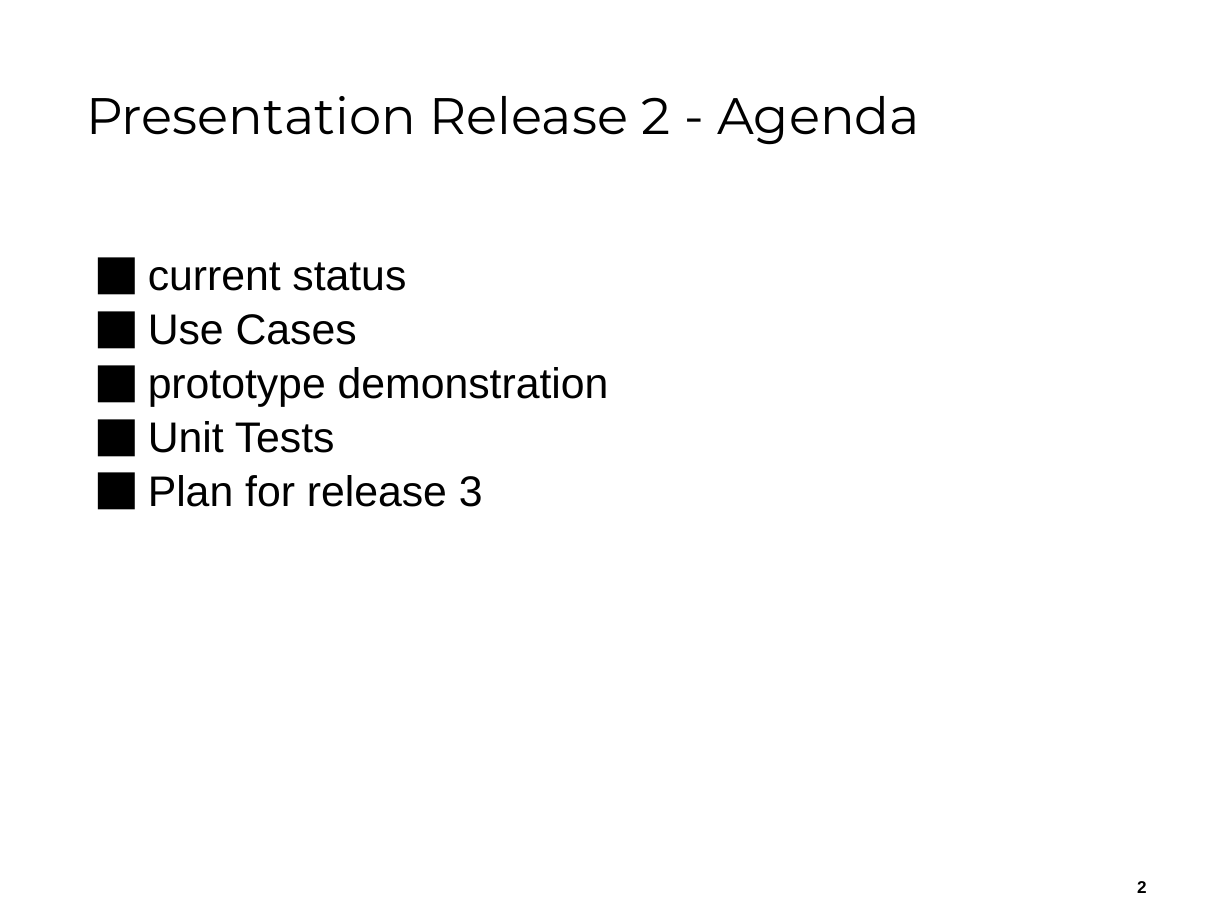
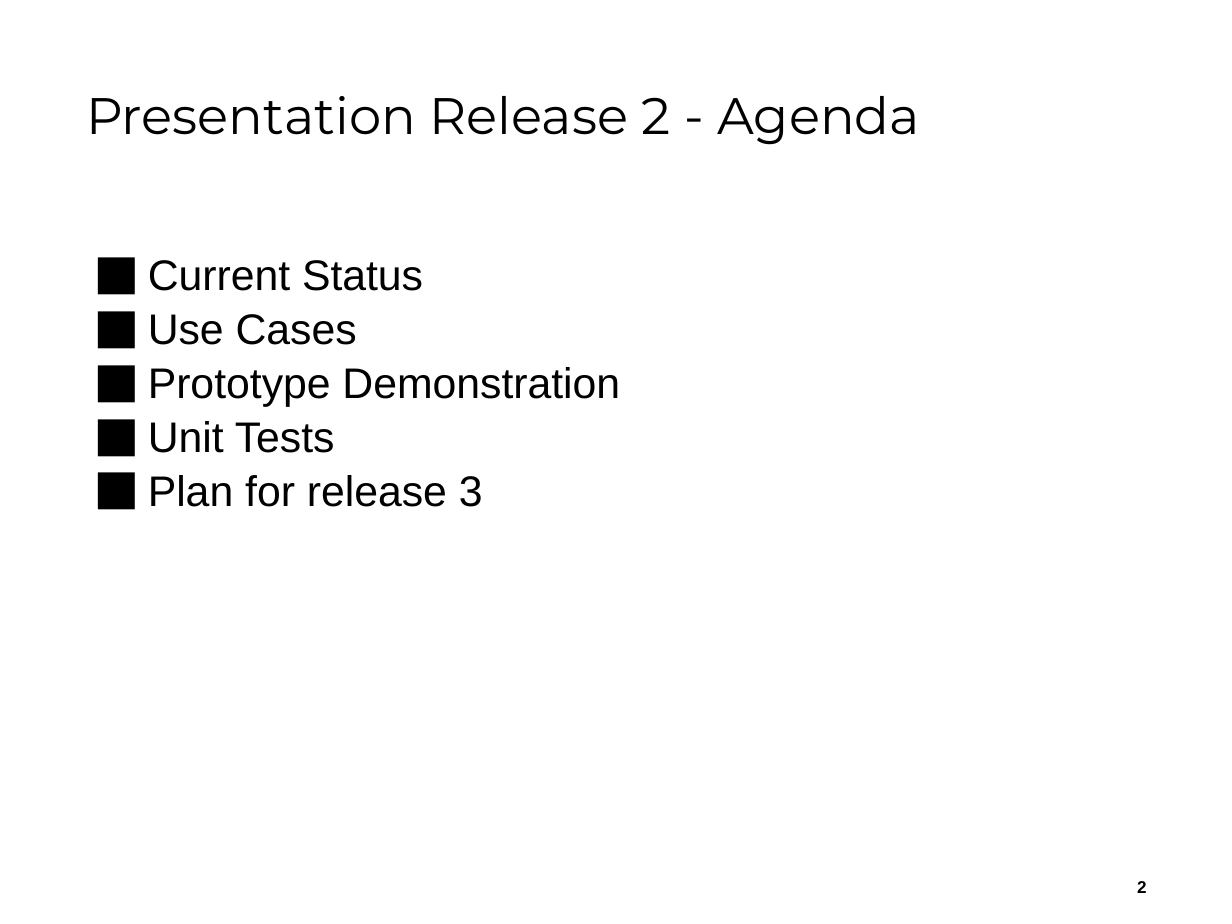
Before and after one commit to kevschuetz/exemplar-mgmt-system-swing, a slide deck: slide 2 of Documents/Release 2/ReleasePräsentation2__Team04.pptx. Drawn at 1232x924 pixels with LibreOffice and Linux fonts; fonts in the diff are those of the drawing; background and template pictures are left out. Boxes give left, top, right and bottom in pixels: in the first picture for what was removed or moved away, otherwise in the second. Text is boxed around its words. In the diff, an @@ line names an element or a change of style, - is before the commit and + after.

```diff
--- a/Documents/Release 2/ReleasePräsentation2__Team04.pptx
+++ b/Documents/Release 2/ReleasePräsentation2__Team04.pptx
@@ text at (148, 260, 423, 291): text changed @@
-⬛ current status
+⬛ Current Status
@@ text at (148, 367, 620, 407): text changed @@
-⬛ prototype demonstration
+⬛ Prototype Demonstration
```
Also in this commit, not shown: 3 other slides changed, 5 other files.
